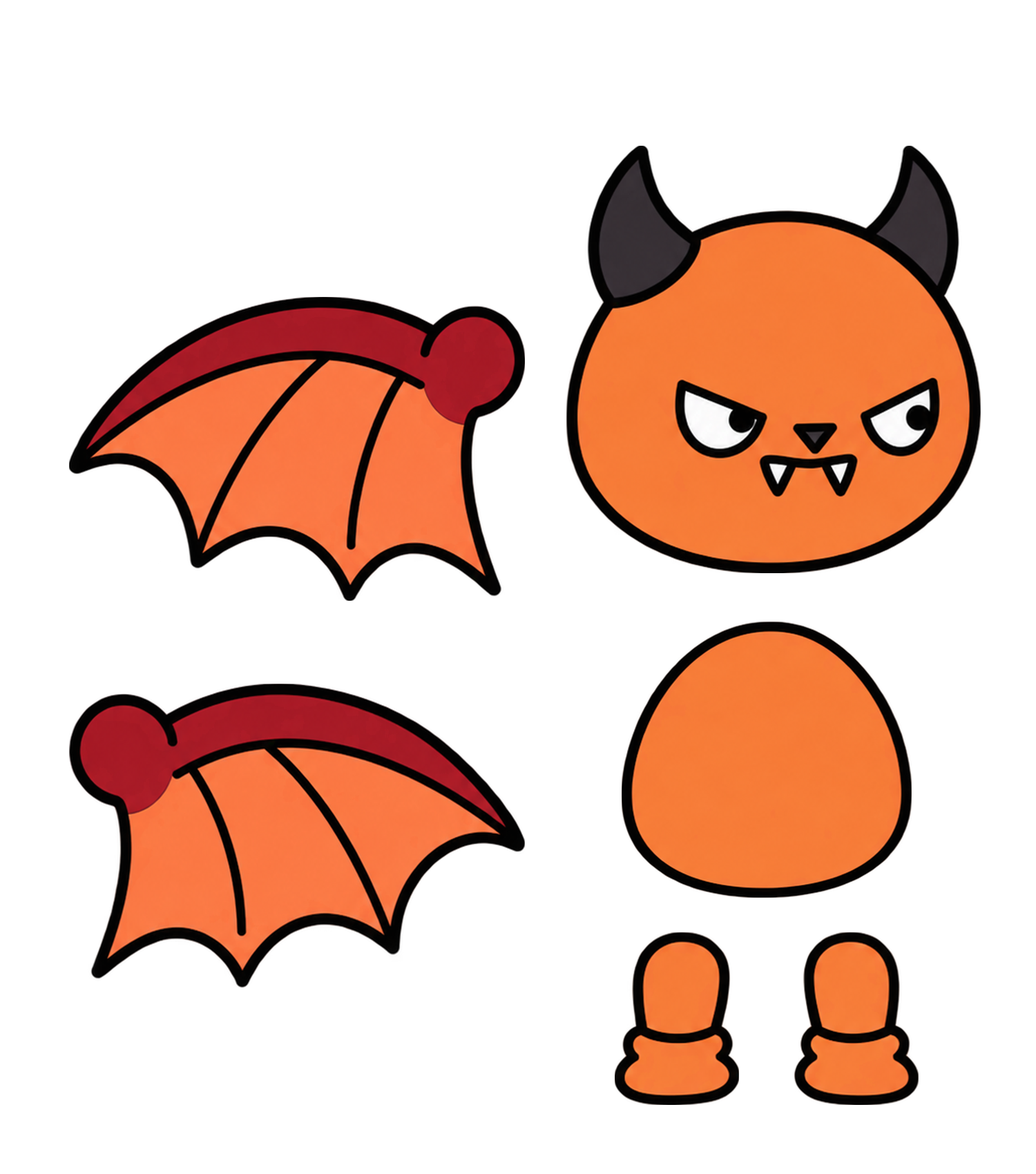
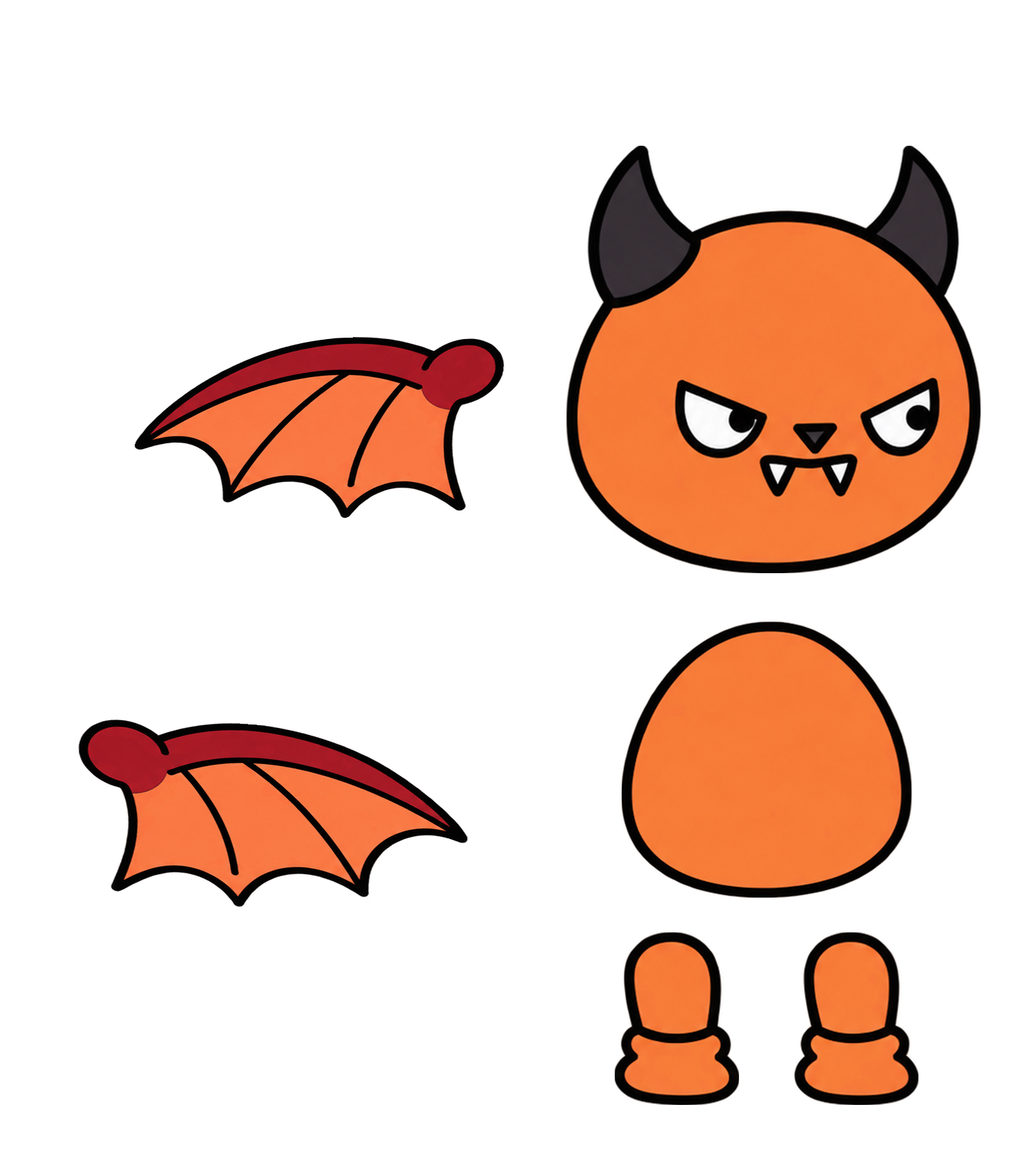
The second 1036 × 1174 image is a revision of the first. Changes to its layers:
painted on "날개1" over [69, 296, 525, 601]
painted on "날개2" over [69, 683, 525, 988]
painted on "다리1" over [614, 932, 739, 1105]
